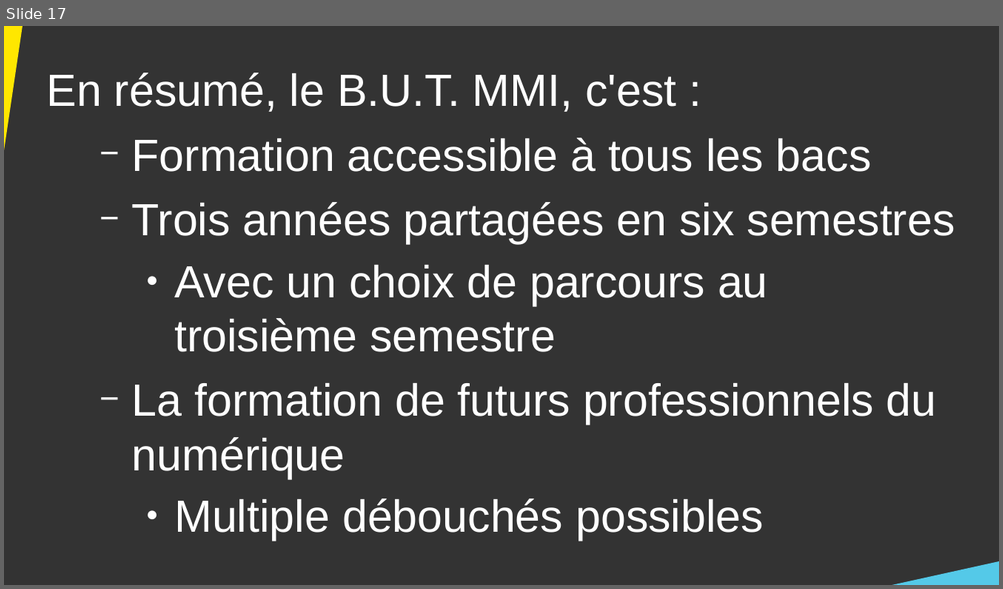
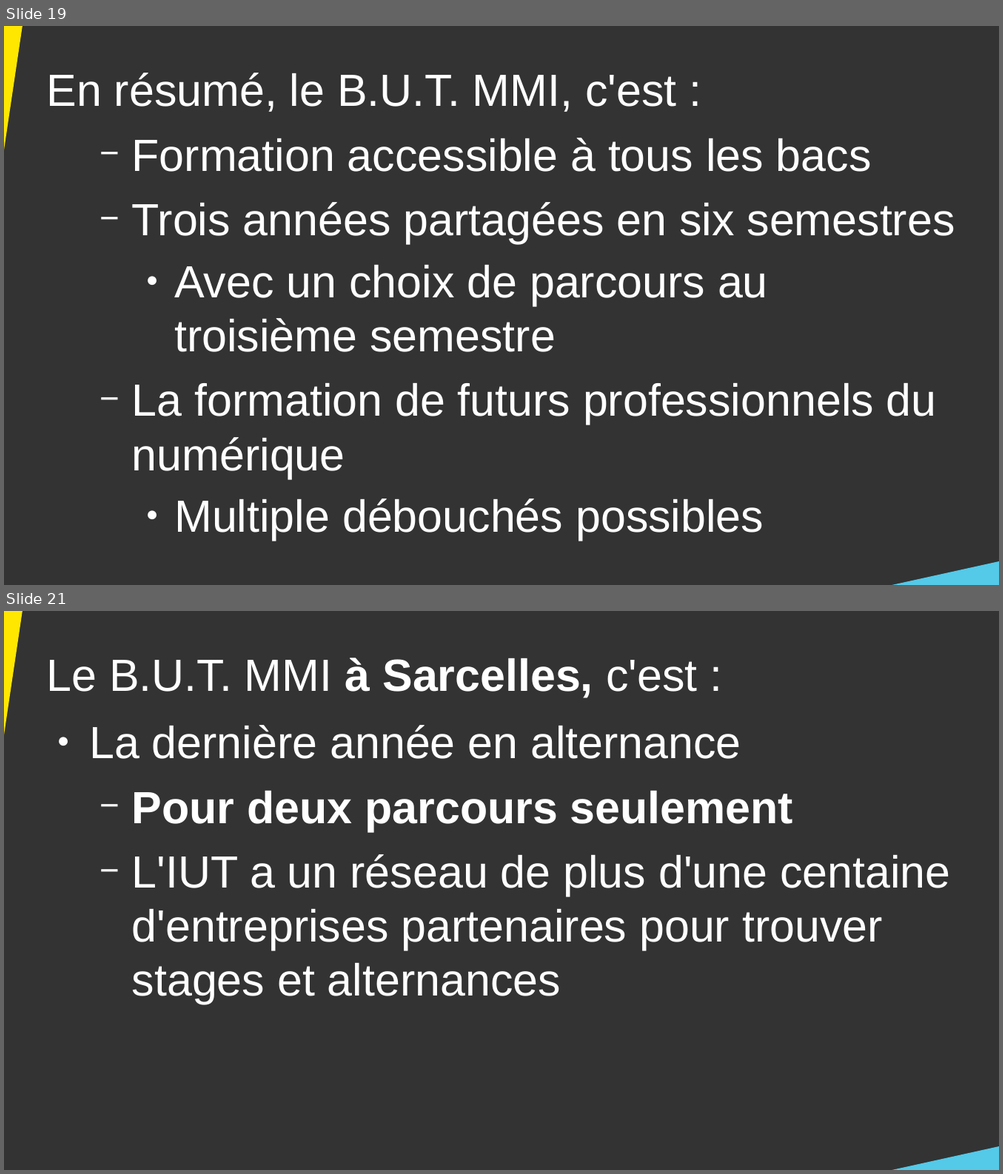
Before and after one commit to DanYellow/cours, a slide deck: presentation-formation-mmi/presentation.odp. Shown one above the other, each under a label of ours: slide 17 before the commit, slides 19 and 21 after it; the slides between them are not shown. The pictures are 1003x589 and 1003x1174 pixels, drawn with LibreOffice and Linux fonts; fonts in the diff are those of the drawing. Boxes give left, top, right and bottom in pixels: in the first picture for what was removed or moved away, otherwise in the second. Text is boxed around its words. In the diff, an @@ line names an element or a change of style, - is before the commit and + after.

```diff
--- a/presentation-formation-mmi/presentation.odp
+++ b/presentation-formation-mmi/presentation.odp
@@ slide 21 added at bbox=[4, 611, 999, 1170], background #333333 @@
@@ right triangle added at bbox=[4, 611, 32, 862], fill #FFE700 @@
@@ text added at bbox=[47, 658, 950, 1005], 36 pt, text #FFFFFF @@
+Le B.U.T. MMI à Sarcelles, c'est :
+● La dernière année en alternance
+  − Pour deux parcours seulement
+  − L'IUT a un réseau de plus d'une centaine d'entreprises partenaires pour trouver stages et alternances
@@ right triangle added at bbox=[871, 1144, 999, 1170], fill #54C9E8 @@
@@ what was slide 17 is now slide 19 @@
```
Also in this commit, not shown: 13 slides changed, 5 other slides added, 1 other file.
